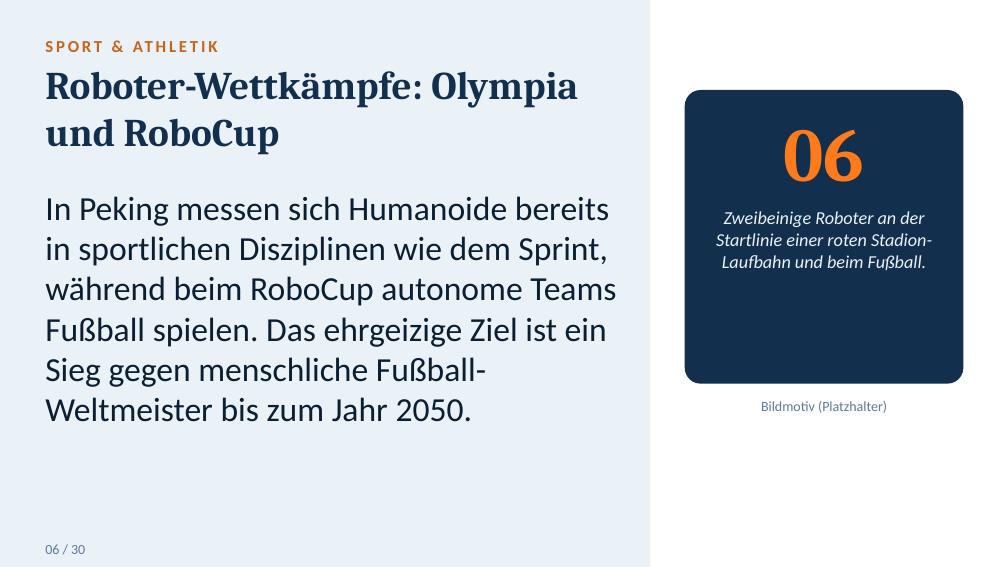
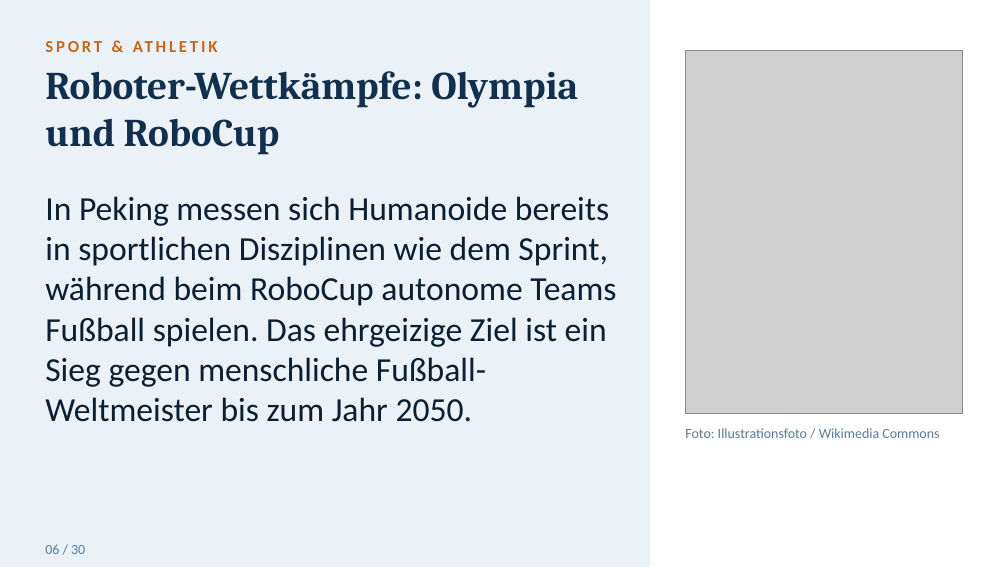
Before and after one commit to toshkaraf/tagesf-rderst-tte, a slide deck: slide 7 of Humanoide_Roboter_gross.pptx. Drawn at 1008x567 pixels with LibreOffice and Linux fonts; fonts in the diff are those of the drawing; grey boxes stand for pictures. Boxes give left, top, right and bottom in pixels: in the first picture for what was removed or moved away, otherwise in the second. Text is boxed around its words. In the diff, an @@ line names an element or a change of style, - is before the commit and + after.

```diff
--- a/Humanoide_Roboter_gross.pptx
+++ b/Humanoide_Roboter_gross.pptx
@@ picture added at [685, 50, 963, 413] @@
@@ rounded rectangle removed at [685, 91, 963, 383] @@
@@ text removed at [784, 129, 865, 182] @@
-06
@@ text removed at [716, 211, 932, 270] @@
-Zweibeinige Roboter an der Startlinie einer roten Stadion-Laufbahn und beim Fußball.
@@ text removed at [761, 401, 887, 413] @@
-Bildmotiv (Platzhalter)
@@ text added at [685, 428, 939, 438], 10 pt, text #5B7C99 @@
+Foto: Illustrationsfoto / Wikimedia Commons
```
Also in this commit, not shown: 12 other slides changed.
